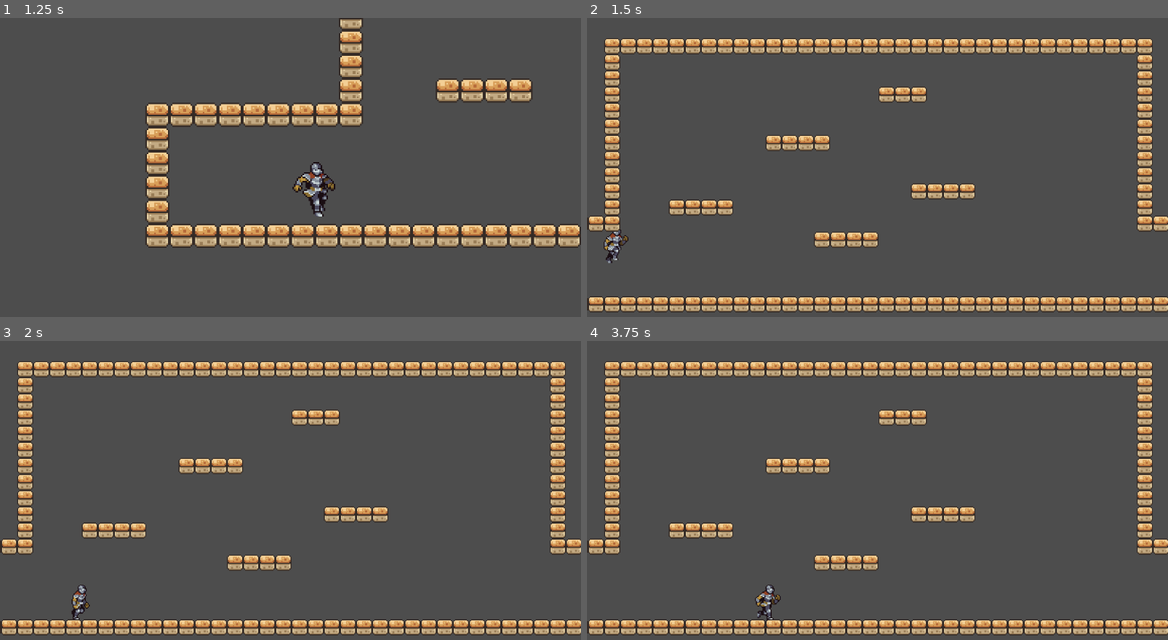
Above: before the commit, frames 1-4 (two rows, left to right).
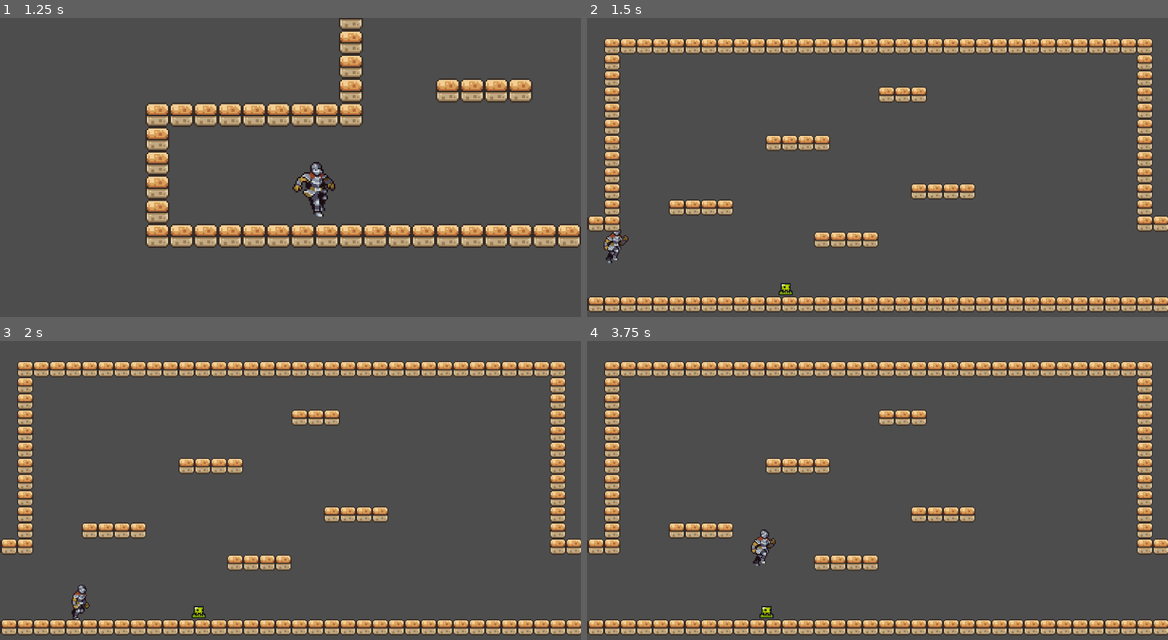
Above: after the commit, the same moments.

Repository: Chalvuk2/Domus-Sancta
Game: Godot game, scene res://scenes/world/world.tscn
Same seed, same stepped clock (60 frames per second), same inputs: the game is played once before the commit and once after it.
Inputs (mouse positions are in pixels of both pictures, inside the frame that each line leads up to):
- Up to frame 1 (1.25 s): move the mouse to (418, 164) at 0.52 s; hold Right (move_right) from 0.53 s (still down); click (418, 164) at 0.6 s; tap Space (jump) at 0.77, 0.8, 1.07 s
- Up to frame 2 (1.5 s): keep holding Right (move_right); move the mouse to (761, 197) at 1.27 s; tap Space (jump) at 1.35 s
- Up to frame 3 (2 s): keep holding Right (move_right); tap Space (jump) at 1.52, 1.82 s; click (174, 520) at 1.55 s
- Up to frame 4 (3.75 s): move the mouse to (935, 433) at 2.02 s; release Right (move_right) at 2.03 s; hold Shift (leftshift) 2.03-2.78 s; click (935, 433) at 2.1 s; tap Space (jump) at 2.3, 3.02, 3.32, 3.6 s; move the mouse to (848, 568) at 2.77 s; hold Right (move_right) from 2.78 s (still down); click (848, 568) at 2.85 s; move the mouse to (1051, 553) at 3.52 s; click (1051, 553) at 3.67 s

Frame 1 is identical in both runs. In frame 2, less than 0.1% of the frame differs, in the area x 32-36%, y 88-93%; in frame 3, less than 0.1%; in frame 4, 0.5%, in the area x 28-34%, y 63-94%.

Commit message:
Pushing to Github

Diff:
--- a/project.godot
+++ b/project.godot
@@ -12,7 +12,7 @@
 
 config/name="DomusSancta"
 run/main_scene="uid://cd7mua46tcaky"
-config/features=PackedStringArray("4.6", "Forward Plus")
+config/features=PackedStringArray("4.4", "Forward Plus")
 config/icon="res://icon.svg"
 
 [input]
@@ -44,6 +44,11 @@
 "events": [Object(InputEventKey,"resource_local_to_scene":false,"resource_name":"","device":-1,"window_id":0,"alt_press …(195 unchanged characters)…
 ]
 }
+attack={
+"deadzone": 0.2,
+"events": [Object(InputEventMouseButton,"resource_local_to_scene":false,"resource_name":"","device":-1,"window_id":0,"alt_pressed":false,"shift_pressed":false,"ctrl_pressed":false,"meta_pressed":false,"button_mask":0,"position":Vector2(0, 0),"global_position":Vector2(0, 0),"factor":1.0,"button_index":1,"canceled":false,"pressed":false,"double_click":false,"script":null)
+]
+}
 
 [physics]
 
--- /dev/null
+++ b/scenes/entities/bat.tscn
@@ -0,0 +1,17 @@
+[gd_scene load_steps=3 format=3 uid="uid://b648knhwctri4"]
+
+[ext_resource type="Script" uid="uid://l7ugvbcvcr2u" path="res://scripts/entities/bat.gd" id="1_1v8uf"]
+
+[sub_resource type="RectangleShape2D" id="RectangleShape2D_1v8uf"]
+size = Vector2(20, 17)
+
+[node name="Bat" type="CharacterBody2D"]
+collision_layer = 7
+collision_mask = 7
+script = ExtResource("1_1v8uf")
+
+[node name="CollisionShape2D" type="CollisionShape2D" parent="."]
+position = Vector2(0, 1.5)
+shape = SubResource("RectangleShape2D_1v8uf")
+
+[node name="AnimatedSprite2D" type="AnimatedSprite2D" parent="."]
--- a/scenes/entities/player_temp.tscn
+++ b/scenes/entities/player_temp.tscn
@@ -1,10 +1,13 @@
-[gd_scene format=3 uid="uid://sxt026i1j2it"]
+[gd_scene load_steps=57 format=3 uid="uid://sxt026i1j2it"]
 
 [ext_resource type="Texture2D" uid="uid://m151ppp1gq1t" path="res://assets/TEMP/FreeKnight_v1/Colour2/Outline/120x80_PNGSheets/_Idle.png" id="1_8xdvd"]
 [ext_resource type="Script" uid="uid://43k7bbsrba0w" path="res://scripts/entities/player.gd" id="1_crmmm"]
+[ext_resource type="PackedScene" uid="uid://8sxutrqabvi0" path="res://scenes/weapons/sword.tscn" id="2_x7txd"]
 [ext_resource type="Texture2D" uid="uid://cf2i5fjl0vlbd" path="res://assets/TEMP/FreeKnight_v1/Colour2/Outline/120x80_PNGSheets/_Run.png" id="3_5hlso"]
 [ext_resource type="Texture2D" uid="uid://hgwtf338vw63" path="res://assets/TEMP/FreeKnight_v1/Colour2/Outline/120x80_PNGSheets/_Fall.png" id="3_qjltp"]
+[ext_resource type="PackedScene" uid="uid://dmq2toxaf3jnh" path="res://scenes/weapons/spear.tscn" id="3_wxk8f"]
 [ext_resource type="Texture2D" uid="uid://dmi3ec8emc1i7" path="res://assets/TEMP/FreeKnight_v1/Colour2/Outline/120x80_PNGSheets/_JumpFallInbetween.png" id="4_tx4h3"]
+[ext_resource type="PackedScene" uid="uid://pem1b65bhyov" path="res://scenes/weapons/hammer.tscn" id="4_uddgr"]
 [ext_resource type="Texture2D" uid="uid://bovhp7evefytr" path="res://assets/TEMP/FreeKnight_v1/Colour2/Outline/120x80_PNGSheets/_Jump.png" id="5_xxi7b"]
 [ext_resource type="Texture2D" uid="uid://dmjmkdp4lonih" path="res://assets/TEMP/FreeKnight_v1/Colour2/Outline/120x80_PNGSheets/_Roll.png" id="6_xxi7b"]
 [ext_resource type="Texture2D" uid="uid://cdctrys7ty46g" path="res://assets/TEMP/FreeKnight_v1/Colour2/Outline/120x80_PNGSheets/_TurnAround.png" id="7_tx4h3"]
@@ -351,19 +354,22 @@
 [sub_resource type="CapsuleShape2D" id="CapsuleShape2D_uddgr"]
 radius = 8.0
 
-[node name="Main" type="CharacterBody2D" unique_id=1670504212]
+[node name="Main" type="CharacterBody2D" groups=["player"]]
 position = Vector2(2, 0)
 collision_mask = 7
 script = ExtResource("1_crmmm")
-
-[node name="AnimatedSprite2D" type="AnimatedSprite2D" parent="." unique_id=232265381]
+sword_scene = ExtResource("2_x7txd")
+spear_scene = ExtResource("3_wxk8f")
+hammer_scene = ExtResource("4_uddgr")
+
+[node name="AnimatedSprite2D" type="AnimatedSprite2D" parent="."]
 position = Vector2(5, -38)
-scale = Vector2(0.98333335, 0.95)
+scale = Vector2(0.983333, 0.95)
 sprite_frames = SubResource("SpriteFrames_wxk8f")
 animation = &"roll"
 autoplay = "idle_temp"
-frame_progress = 0.45160127
-
-[node name="CollisionShape2D" type="CollisionShape2D" parent="." unique_id=2056125592]
+frame_progress = 0.451601
+
+[node name="CollisionShape2D" type="CollisionShape2D" parent="."]
 position = Vector2(3, -16)
 shape = SubResource("CapsuleShape2D_uddgr")
--- /dev/null
+++ b/scenes/entities/slime.tscn
@@ -0,0 +1,60 @@
+[gd_scene load_steps=9 format=3 uid="uid://ch32e2l7b56yy"]
+
+[ext_resource type="Script" uid="uid://cpo3is77hty2e" path="res://scripts/entities/slime.gd" id="1_10iln"]
+[ext_resource type="Texture2D" uid="uid://dk4j7lip80v70" path="res://assets/TEMP/brackeys_platformer_assets/brackeys_platformer_assets/sprites/slime_green.png" id="2_5ax0t"]
+
+[sub_resource type="CircleShape2D" id="CircleShape2D_5ax0t"]
+radius = 12.0
+
+[sub_resource type="AtlasTexture" id="AtlasTexture_0ftkj"]
+atlas = ExtResource("2_5ax0t")
+region = Rect2(0, 24, 24, 24)
+
+[sub_resource type="AtlasTexture" id="AtlasTexture_7fsub"]
+atlas = ExtResource("2_5ax0t")
+region = Rect2(24, 24, 24, 24)
+
+[sub_resource type="AtlasTexture" id="AtlasTexture_ybeim"]
+atlas = ExtResource("2_5ax0t")
+region = Rect2(48, 24, 24, 24)
+
+[sub_resource type="AtlasTexture" id="AtlasTexture_o58bb"]
+atlas = ExtResource("2_5ax0t")
+region = Rect2(72, 24, 24, 24)
+
+[sub_resource type="SpriteFrames" id="SpriteFrames_8fx6r"]
+animations = [{
+"frames": [{
+"duration": 1.0,
+"texture": SubResource("AtlasTexture_0ftkj")
+}, {
+"duration": 1.0,
+"texture": SubResource("AtlasTexture_7fsub")
+}, {
+"duration": 1.0,
+"texture": SubResource("AtlasTexture_ybeim")
+}, {
+"duration": 1.0,
+"texture": SubResource("AtlasTexture_o58bb")
+}],
+"loop": true,
+"name": &"default",
+"speed": 5.0
+}]
+
+[node name="Slime" type="CharacterBody2D"]
+collision_layer = 7
+collision_mask = 5
+script = ExtResource("1_10iln")
+
+[node name="CollisionShape2D" type="CollisionShape2D" parent="."]
+visibility_layer = 7
+position = Vector2(0, -10)
+shape = SubResource("CircleShape2D_5ax0t")
+
+[node name="HopTimer" type="Timer" parent="."]
+
+[node name="AnimatedSprite2D" type="AnimatedSprite2D" parent="."]
+position = Vector2(0, -11)
+sprite_frames = SubResource("SpriteFrames_8fx6r")
+frame_progress = 0.835779
--- /dev/null
+++ b/scenes/weapons/hammer.tscn
@@ -0,0 +1,27 @@
+[gd_scene load_steps=6 format=3 uid="uid://pem1b65bhyov"]
+
+[ext_resource type="PackedScene" uid="uid://bw3b7bhbdax3b" path="res://scenes/weapons/weapon_base.tscn" id="1_b37dg"]
+[ext_resource type="Script" uid="uid://q8b1nv507nhe" path="res://scripts/weapons/hammer.gd" id="2_yxydm"]
+
+[sub_resource type="Animation" id="Animation_yxydm"]
+resource_name = "smash"
+
+[sub_resource type="AnimationLibrary" id="AnimationLibrary_331h8"]
+_data = {
+&"smash": SubResource("Animation_yxydm")
+}
+
+[sub_resource type="RectangleShape2D" id="RectangleShape2D_yxydm"]
+size = Vector2(41, 37.375)
+
+[node name="hammer" instance=ExtResource("1_b37dg")]
+script = ExtResource("2_yxydm")
+
+[node name="AnimationPlayer" parent="." index="1"]
+libraries = {
+&"": SubResource("AnimationLibrary_331h8")
+}
+
+[node name="CollisionShape2D" parent="Hitbox" index="0"]
+position = Vector2(4.5, -19.3125)
+shape = SubResource("RectangleShape2D_yxydm")
--- /dev/null
+++ b/scenes/weapons/spear.tscn
@@ -0,0 +1,27 @@
+[gd_scene load_steps=6 format=3 uid="uid://dmq2toxaf3jnh"]
+
+[ext_resource type="PackedScene" uid="uid://bw3b7bhbdax3b" path="res://scenes/weapons/weapon_base.tscn" id="1_8fn8c"]
+[ext_resource type="Script" uid="uid://di62drjbfsf8d" path="res://scripts/weapons/spear.gd" id="2_f4mc5"]
+
+[sub_resource type="Animation" id="Animation_f4mc5"]
+resource_name = "stab"
+
+[sub_resource type="AnimationLibrary" id="AnimationLibrary_osdwm"]
+_data = {
+&"stab": SubResource("Animation_f4mc5")
+}
+
+[sub_resource type="RectangleShape2D" id="RectangleShape2D_f4mc5"]
+size = Vector2(44.5, 17)
+
+[node name="spear" instance=ExtResource("1_8fn8c")]
+script = ExtResource("2_f4mc5")
+
+[node name="AnimationPlayer" parent="." index="1"]
+libraries = {
+&"": SubResource("AnimationLibrary_osdwm")
+}
+
+[node name="CollisionShape2D" parent="Hitbox" index="0"]
+position = Vector2(6.75, -17)
+shape = SubResource("RectangleShape2D_f4mc5")
--- /dev/null
+++ b/scenes/weapons/sword.tscn
@@ -0,0 +1,28 @@
+[gd_scene load_steps=6 format=3 uid="uid://8sxutrqabvi0"]
+
+[ext_resource type="PackedScene" uid="uid://bw3b7bhbdax3b" path="res://scenes/weapons/weapon_base.tscn" id="1_o616w"]
+[ext_resource type="Script" uid="uid://c61fqltq5oylr" path="res://scripts/weapons/sword.gd" id="2_3pnln"]
+
+[sub_resource type="Animation" id="Animation_3pnln"]
+resource_name = "swing"
+
+[sub_resource type="AnimationLibrary" id="AnimationLibrary_58ehi"]
+_data = {
+&"swing": SubResource("Animation_3pnln")
+}
+
+[sub_resource type="RectangleShape2D" id="RectangleShape2D_3pnln"]
+size = Vector2(24, 22.5)
+
+[node name="sword" instance=ExtResource("1_o616w")]
+script = ExtResource("2_3pnln")
+damage = 1
+
+[node name="AnimationPlayer" parent="." index="1"]
+libraries = {
+&"": SubResource("AnimationLibrary_58ehi")
+}
+
+[node name="CollisionShape2D" parent="Hitbox" index="0"]
+position = Vector2(1, -11.75)
+shape = SubResource("RectangleShape2D_3pnln")
--- /dev/null
+++ b/scenes/weapons/weapon_base.tscn
@@ -0,0 +1,18 @@
+[gd_scene load_steps=2 format=3 uid="uid://bw3b7bhbdax3b"]
+
+[ext_resource type="Script" uid="uid://dw04e41s7i0hm" path="res://scripts/weapons/weapon_base.gd" id="1_v4xn6"]
+
+[node name="weaponBase" type="Node2D"]
+script = ExtResource("1_v4xn6")
+damage = 10
+
+[node name="Sprite2D" type="Sprite2D" parent="."]
+
+[node name="AnimationPlayer" type="AnimationPlayer" parent="."]
+
+[node name="Hitbox" type="Area2D" parent="."]
+collision_layer = 4
+collision_mask = 4
+monitoring = false
+
+[node name="CollisionShape2D" type="CollisionShape2D" parent="Hitbox"]
--- a/scenes/world/world.tscn
+++ b/scenes/world/world.tscn
@@ -1,26 +1,28 @@
-[gd_scene format=3 uid="uid://cd7mua46tcaky"]
+[gd_scene load_steps=8 format=3 uid="uid://cd7mua46tcaky"]
 
 [ext_resource type="Script" uid="uid://chhls5cw4jb5e" path="res://scripts/world/world.gd" id="1_6m72w"]
 [ext_resource type="PackedScene" uid="uid://sxt026i1j2it" path="res://scenes/entities/player_temp.tscn" id="1_dphjl"]
 [ext_resource type="PackedScene" uid="uid://fbkypssd6kr3" path="res://scenes/world/room_1_temp.tscn" id="2_sl2e5"]
 [ext_resource type="PackedScene" uid="uid://diqrngpo1psil" path="res://scenes/world/tempstroll.tscn" id="4_v5dby"]
 [ext_resource type="PackedScene" uid="uid://cp3t28vtllldm" path="res://scenes/menus/pause.tscn" id="5_v5dby"]
+[ext_resource type="PackedScene" uid="uid://ch32e2l7b56yy" path="res://scenes/entities/slime.tscn" id="6_t5ptc"]
+[ext_resource type="PackedScene" uid="uid://b648knhwctri4" path="res://scenes/entities/bat.tscn" id="7_bq33v"]
 
-[node name="world" type="Node2D" unique_id=1735737902]
+[node name="world" type="Node2D"]
 script = ExtResource("1_6m72w")
 
-[node name="Main" parent="." unique_id=1670504212 instance=ExtResource("1_dphjl")]
+[node name="Main" parent="." instance=ExtResource("1_dphjl")]
 position = Vector2(62, -20)
 
-[node name="Camera2D" type="Camera2D" parent="Main" unique_id=222489030]
+[node name="Camera2D" type="Camera2D" parent="Main"]
 position = Vector2(1, -11)
 zoom = Vector2(3, 3)
 position_smoothing_enabled = true
 
-[node name="scroll" parent="." unique_id=1165597522 instance=ExtResource("4_v5dby")]
+[node name="scroll" parent="." instance=ExtResource("4_v5dby")]
 position = Vector2(-19, 83)
 
-[node name="Pause" parent="." unique_id=1063596969 instance=ExtResource("5_v5dby")]
+[node name="Pause" parent="." instance=ExtResource("5_v5dby")]
 anchors_preset = -1
 anchor_right = 0.0
 anchor_bottom = 0.0
@@ -29,5 +31,11 @@
 offset_right = -116.0
 offset_bottom = -66.0
 
-[node name="Room 1 temp" parent="." unique_id=164205513 instance=ExtResource("2_sl2e5")]
+[node name="Room 1 temp" parent="." instance=ExtResource("2_sl2e5")]
 position = Vector2(147, -1)
+
+[node name="Slime" parent="." instance=ExtResource("6_t5ptc")]
+position = Vector2(327, -10)
+
+[node name="Bat" parent="." instance=ExtResource("7_bq33v")]
+position = Vector2(661, -147)
--- /dev/null
+++ b/scripts/entities/bat.gd
@@ -0,0 +1,43 @@
+extends CharacterBody2D
+
+class_name Bat
+
+var speed: float = 90.0
+var bob_amount: float = 8.0
+var bob_speed: float = 4.0
+var health: int = 1
+
+@onready var sprite: AnimatedSprite2D = $AnimatedSprite2D
+
+var direction: float = 1.0                # 1 = right, -1 = left
+var start_y: float = 0.0
+
+func _ready() -> void:
+	start_y = global_position.y
+
+func _physics_process(delta: float) -> void:
+	# Horizontal movement
+	velocity.x = direction * speed
+	# Flying bob (sine wave)
+	velocity.y = sin(Time.get_ticks_msec() / 1000.0 * bob_speed) * bob_amount
+	move_and_slide()
+	# Turn around on wall hit
+	if is_on_wall():
+		direction *= -1
+		sprite.flip_h = direction < 0
+	# Touch damage to player
+	for i in get_slide_collision_count():
+		var collision = get_slide_collision(i)
+		var collider = collision.get_collider()
+		if collider.has_method("take_damage"):
+			collider.take_damage(1, Vector2(direction * 120, -80))
+
+func take_damage(dmg: int, knockback: Vector2) -> void:
+	health -= dmg
+	velocity += knockback
+
+	if health <= 0:
+		die()
+
+func die() -> void:
+	queue_free()
--- a/scripts/entities/player.gd
+++ b/scripts/entities/player.gd
@@ -3,11 +3,11 @@
 
 const SPEED = 100.0
 const JUMP_VELOCITY = -300.0
+var facing_direction: Vector2 = Vector2.RIGHT
 var lastDirection = null
 var rolling = false
 @onready var sprite: AnimatedSprite2D = $AnimatedSprite2D
 @onready var scroll: Node2D = $"../scroll"
-
 
 func _physics_process(delta: float) -> void:
 	# Add the gravity.
@@ -17,7 +17,6 @@
 	# Handle jump.
 	if Input.is_action_just_pressed("jump") and is_on_floor():
 		velocity.y = JUMP_VELOCITY
-
 
 	#gets input direction. -1:Left 0:idle 1:right
 	var direction := Input.get_axis("move_left", "move_right")
@@ -45,6 +44,14 @@
 		velocity.x = move_toward(velocity.x, 0, SPEED)
 	move_and_slide()
 
+	if current_weapon:
+		if sprite.flip_h:
+			current_weapon.scale.x = -1          # face left
+			current_weapon.position.x = -20
+		else:
+			current_weapon.scale.x = 1           # face right
+			current_weapon.position.x = 25
+
 func roll(direction):
 	sprite.play("roll")
 
@@ -62,3 +69,45 @@
 		sprite.play("jump_peak")
 	else:
 		sprite.play("jump_down")
+
+# Weapon Logic
+@export var sword_scene: PackedScene
+@export var spear_scene: PackedScene
+@export var hammer_scene: PackedScene
+
+var current_weapon: Weapon
+var unlocked_weapons = [true, false, false]
+
+func equip_weapon(slot: int) -> void:
+	if current_weapon:
+		current_weapon.queue_free()
+		current_weapon = null
+	var new_weapon: Weapon = null
+	match slot:
+		0:
+			if sword_scene:
+				new_weapon = sword_scene.instantiate()
+		1:
+			if spear_scene:
+				new_weapon = spear_scene.instantiate()
+		2:
+			if hammer_scene:
+				new_weapon = hammer_scene.instantiate()
+	if new_weapon:
+		add_child(new_weapon)
+		new_weapon.position = Vector2(20, 0)
+		current_weapon = new_weapon
+
+func _ready() -> void:
+	equip_weapon(0)  # start with sword
+
+func _input(event: InputEvent) -> void:
+	if event is InputEventMouseButton and event.button_index == MOUSE_BUTTON_LEFT and event.pressed:
+		if current_weapon:
+			current_weapon.attack(facing_direction)
+	if event.is_action_pressed("weapon_1"): equip_weapon(0)
+	if event.is_action_pressed("weapon_2") and unlocked_weapons[1]: equip_weapon(1)
+	if event.is_action_pressed("weapon_3") and unlocked_weapons[2]: equip_weapon(2)
+
+func _on_weapon_attack_finished() -> void:
+	pass
--- /dev/null
+++ b/scripts/entities/slime.gd
@@ -0,0 +1,53 @@
+extends CharacterBody2D
+
+class_name Slime
+
+var hop_speed = 60
+var hop_force = -160
+var health = 1
+var hop_interval = 2.0
+var player: Node2D = null
+@onready var hop_timer: Timer = $HopTimer
+@onready var sprite: Sprite2D = $Sprite2D
+
+func _ready() -> void:
+	hop_timer.wait_time = hop_interval
+	hop_timer.timeout.connect(_on_hop_timer_timeout)
+	hop_timer.start()
+	player = get_tree().get_first_node_in_group("player")
+
+func _on_hop_timer_timeout() -> void:
+	if is_on_floor() and player:
+		var dir = sign(player.global_position.x - global_position.x)
+
+		# Hop up + forward toward player
+		velocity.y = hop_force
+		velocity.x = dir * hop_speed
+
+func _physics_process(delta: float) -> void:
+	if not is_on_floor():
+		velocity += get_gravity() * delta
+	# Slow down horizontal velocity naturally (friction)
+	if is_on_floor():
+		velocity.x = move_toward(velocity.x, 0, 10)  # gentle stop
+	move_and_slide()
+	for i in get_slide_collision_count():
+		var collision = get_slide_collision(i)
+		var collider = collision.get_collider()
+		if collider.has_method("take_damage"):
+			collider.take_damage(1, Vector2(sign(global_position.x - collider.global_position.x) * 150, -100))
+
+func take_damage(dmg: int, knockback: Vector2) -> void:
+	health -= dmg
+	velocity += knockback
+
+	if health <= 0:
+		die()
+
+func die() -> void:
+	queue_free()
+
+# Damage the player on touch
+func _on_body_entered(body: Node2D) -> void:
+	if body.has_method("take_damage"):
+		body.take_damage(1, Vector2(sign(global_position.x - body.global_position.x) * 150, -100))
--- /dev/null
+++ b/scripts/weapons/hammer.gd
@@ -0,0 +1,7 @@
+extends Weapon
+
+func _perform_attack() -> void:
+	damage = 2 # Hits harder...
+	knockback = 300.0
+	recovery_time = 0.3 # ...and slower
+	anim.play("smash")
--- /dev/null
+++ b/scripts/weapons/spear.gd
@@ -0,0 +1,5 @@
+extends Weapon
+
+func _perform_attack() -> void:
+	recovery_time = 0.05
+	anim.play("stab")
--- /dev/null
+++ b/scripts/weapons/sword.gd
@@ -0,0 +1,4 @@
+extends Weapon
+
+func _perform_attack() -> void:
+	anim.play("swing")
--- /dev/null
+++ b/scripts/weapons/weapon_base.gd
@@ -0,0 +1,53 @@
+class_name Weapon
+extends Node2D
+
+@export var damage: int = 1
+@export var recovery_time: float = 0.1
+@export var knockback: float = 200.0
+@export var attack_duration: float = 0.4
+
+var can_attack: bool = true
+var is_attacking: bool = false
+
+@onready var anim: AnimationPlayer = $AnimationPlayer
+@onready var hitbox: Area2D = $Hitbox
+@onready var cooldown_timer: Timer = Timer.new()
+
+func _ready() -> void:
+	add_child(cooldown_timer)
+	cooldown_timer.one_shot = true
+	cooldown_timer.timeout.connect(_on_cooldown_timeout)
+	hitbox.body_entered.connect(_on_hit)
+	hitbox.monitoring = false
+	if hitbox.get_child_count() > 0:
+		hitbox.get_child(0).visible = false
+
+# Call this from Player script on attack input
+func attack(direction: Vector2) -> void:
+	if not can_attack or is_attacking: return
+	is_attacking = true
+	can_attack = false
+	rotation = direction.angle()
+	anim.play("attack")
+	hitbox.monitoring = true
+	if hitbox.get_child_count() > 0:
+		hitbox.get_child(0).visible = true
+	await get_tree().create_timer(attack_duration).timeout
+
+	hitbox.monitoring = false
+	if hitbox.get_child_count() > 0:
+		hitbox.get_child(0).visible = false
+	is_attacking = false
+	cooldown_timer.start(recovery_time)
+
+func _on_attack_started() -> void:
+	pass
+
+func _on_hit(body: Node2D) -> void:
+	if body == get_parent(): return
+	if body.has_method("take_damage"):
+		var kb_dir = (body.global_position - global_position).normalized()
+		body.take_damage(damage, kb_dir * knockback)
+
+func _on_cooldown_timeout() -> void:
+	can_attack = true
Not shown, changed: assets/TEMP/FreeKnight_v1/Colour1/NoOutline/120x80_PNGSheets/_Attack.png.import
Not shown, changed: assets/TEMP/FreeKnight_v1/Colour1/NoOutline/120x80_PNGSheets/_Attack2.png.import
Not shown, changed: assets/TEMP/FreeKnight_v1/Colour1/NoOutline/120x80_PNGSheets/_Attack2NoMovement.png.import
Not shown, changed: assets/TEMP/FreeKnight_v1/Colour1/NoOutline/120x80_PNGSheets/_AttackCombo.png.import
Not shown, changed: assets/TEMP/FreeKnight_v1/Colour1/NoOutline/120x80_PNGSheets/_AttackComboNoMovement.png.import
Not shown, changed: assets/TEMP/FreeKnight_v1/Colour1/NoOutline/120x80_PNGSheets/_AttackNoMovement.png.import
Not shown, changed: assets/TEMP/FreeKnight_v1/Colour1/NoOutline/120x80_PNGSheets/_Crouch.png.import
Not shown, changed: assets/TEMP/FreeKnight_v1/Colour1/NoOutline/120x80_PNGSheets/_CrouchAttack.png.import
Not shown, changed: assets/TEMP/FreeKnight_v1/Colour1/NoOutline/120x80_PNGSheets/_CrouchFull.png.import
Not shown, changed: assets/TEMP/FreeKnight_v1/Colour1/NoOutline/120x80_PNGSheets/_CrouchTransition.png.import
Not shown, changed: assets/TEMP/FreeKnight_v1/Colour1/NoOutline/120x80_PNGSheets/_CrouchWalk.png.import
Not shown, changed: assets/TEMP/FreeKnight_v1/Colour1/NoOutline/120x80_PNGSheets/_Dash.png.import
(and 128 more such lines)
